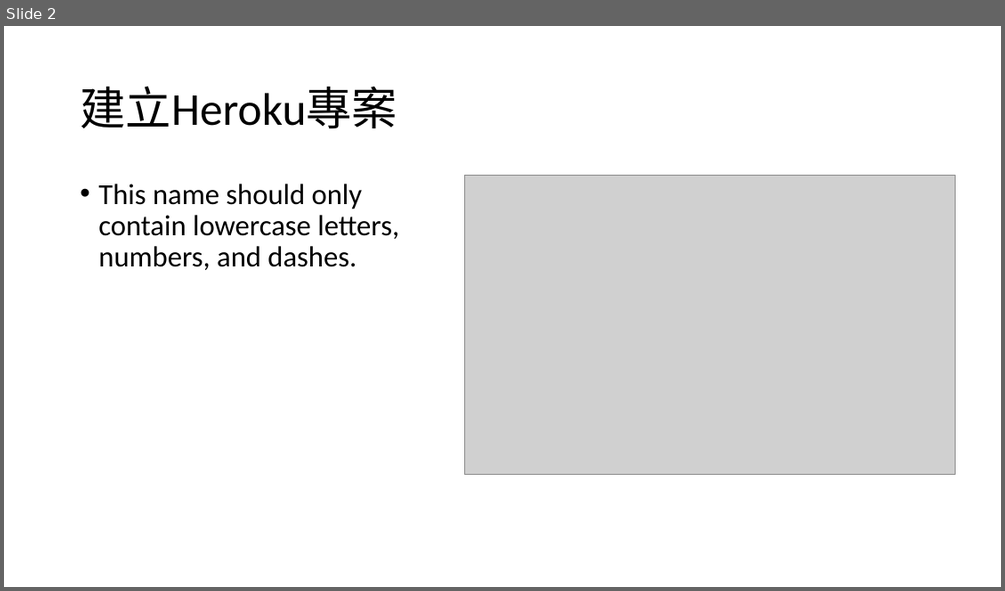
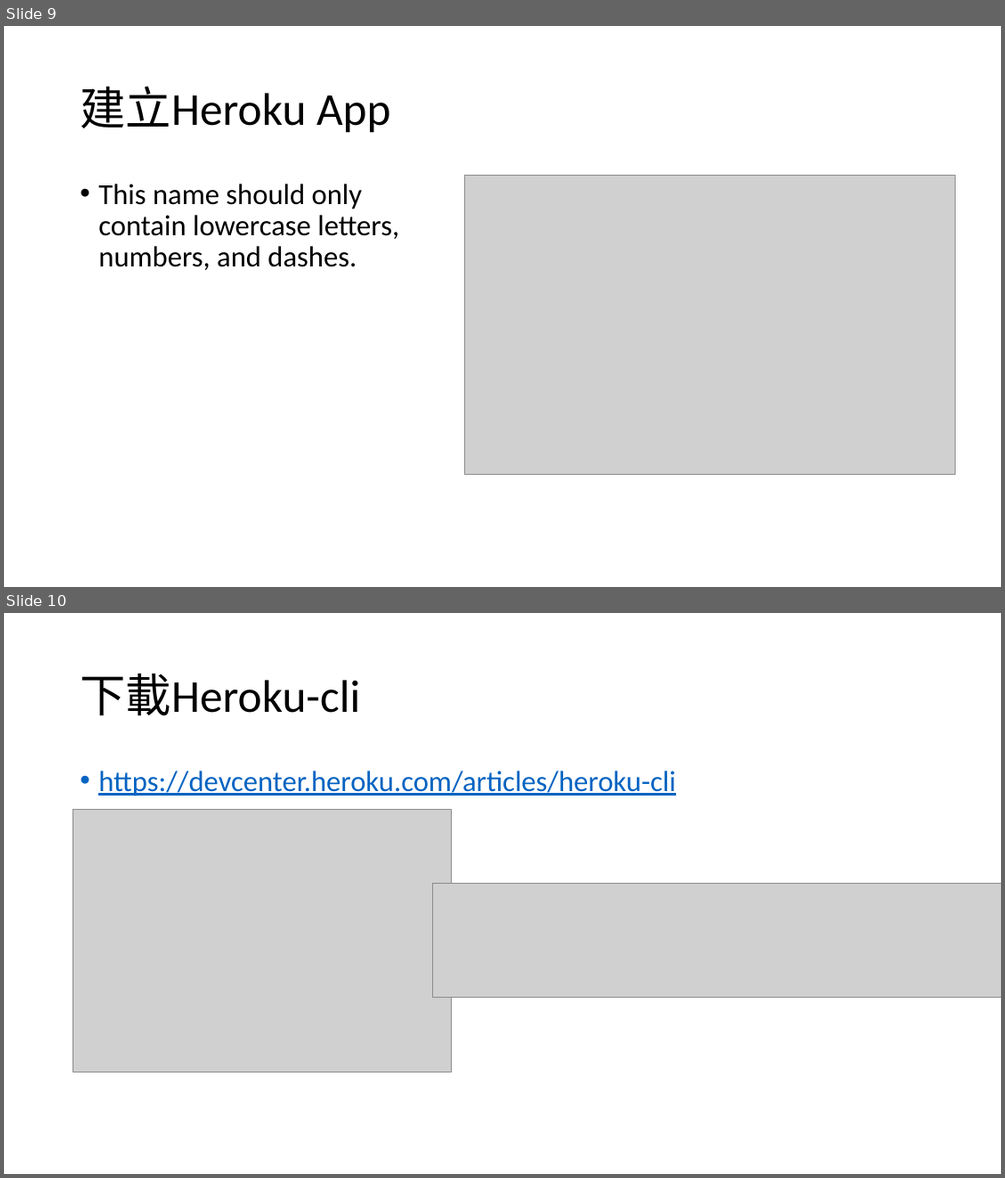
Before and after one commit to 106598065/ReactJSClass, a slide deck: React2627.pptx. Shown one above the other, each under a label of ours: slide 2 before the commit, slides 9 and 10 after it. The pictures are 1005x591 and 1005x1178 pixels, drawn with LibreOffice and Linux fonts; fonts in the diff are those of the drawing; grey boxes stand for pictures. Boxes give left, top, right and bottom in pixels: in the first picture for what was removed or moved away, otherwise in the second. Text is boxed around its words. In the diff, an @@ line names an element or a change of style, - is before the commit and + after.

```diff
--- a/React2627.pptx
+++ b/React2627.pptx
@@ slide 10 added at bbox=[4, 613, 1001, 1174], background #FFFFFF @@
@@ title added at bbox=[80, 673, 360, 715], 44 pt, text #000000 @@
+下載Heroku-cli
@@ text added at bbox=[98, 771, 675, 796], 28 pt, text #0563C1, underline @@
+• https://devcenter.heroku.com/articles/heroku-cli
@@ picture added at bbox=[73, 809, 451, 1071] @@
@@ picture added at bbox=[433, 883, 1001, 997] @@
@@ what was slide 2 is now slide 9 @@
@@ slide 9 changed as well @@
@@ title at bbox=[80, 86, 391, 133]: text changed @@
-建立Heroku專案
+建立Heroku App
```
Also in this commit, not shown: 2 other slides changed, 9 other slides added, 1 slide removed, 2 other files.
